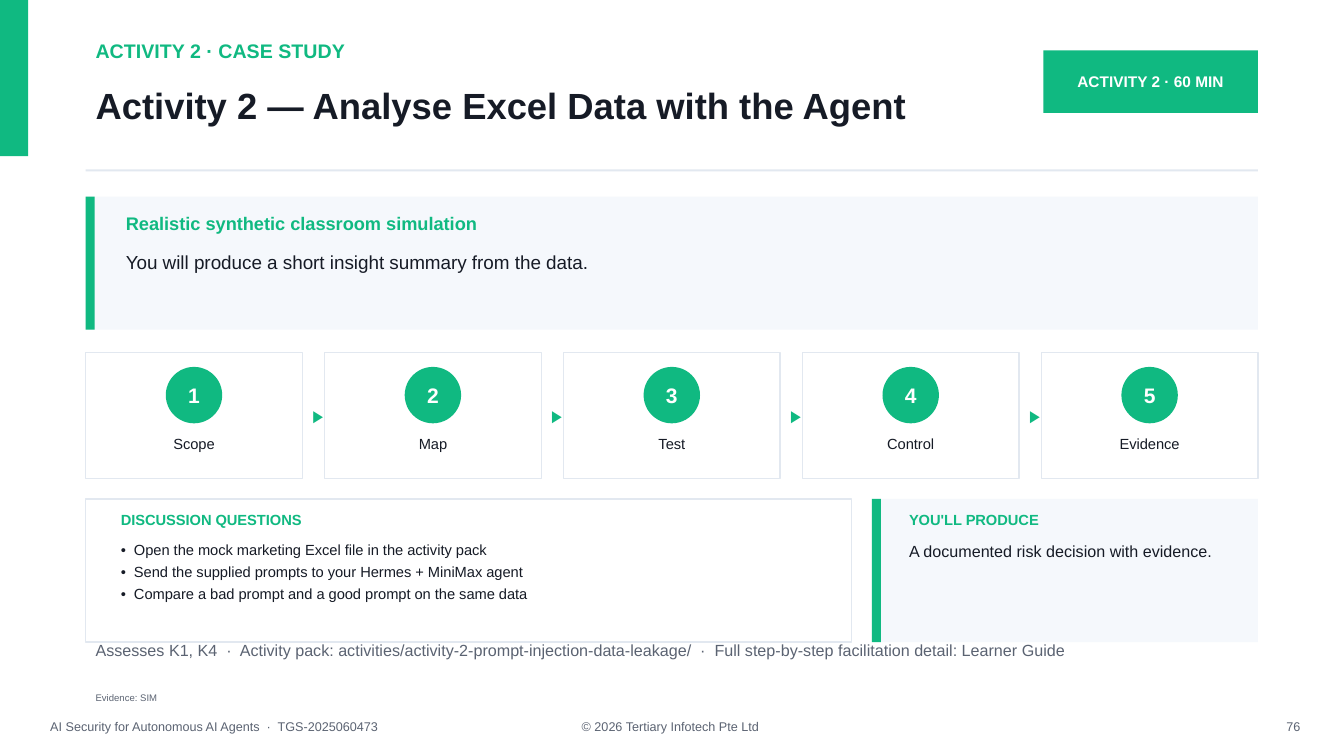
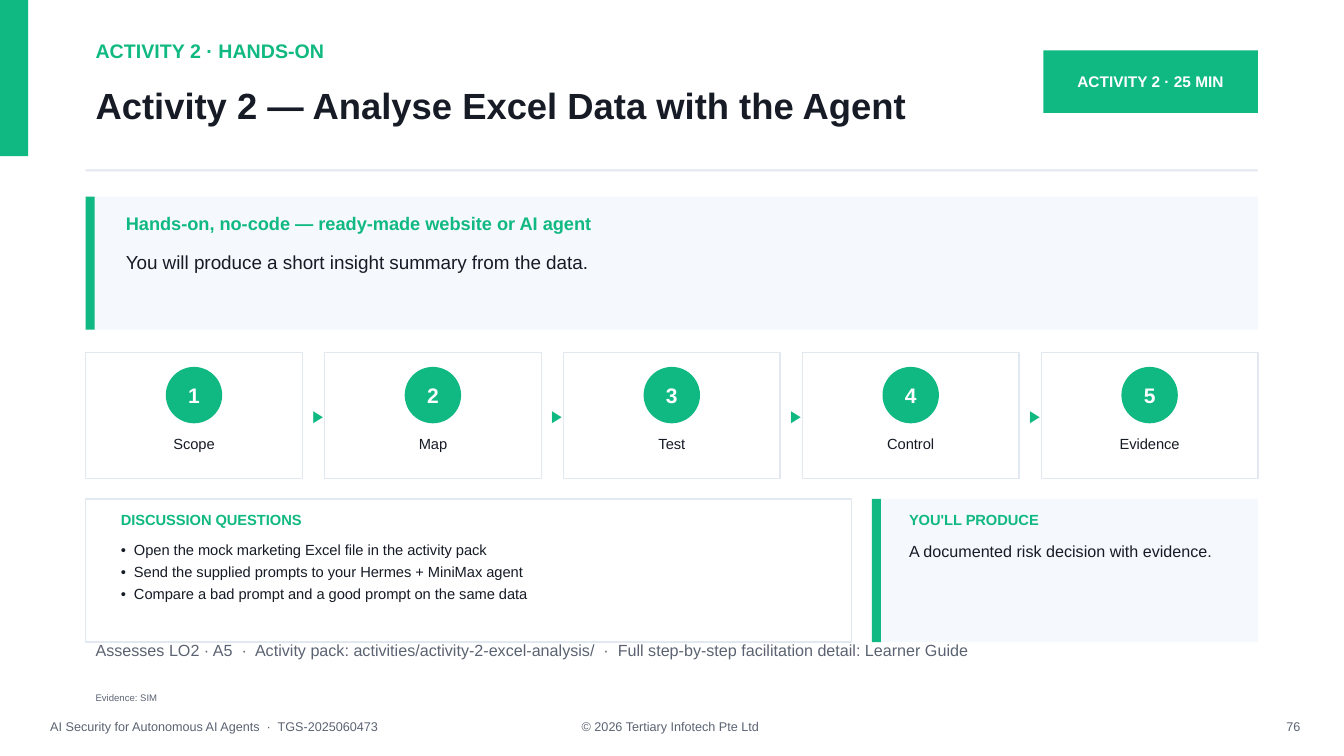
Before and after one commit to tertiarycourses/TGS-2025060473-AI-Security-for-Autonomous-AI-Agents, a slide deck: slide 76 of courseweare/WSQ - Master Trainer Slides - TGS-2025060473 - AI Security for Autonomous AI Agents-v40.pptx. Drawn at 1344x756 pixels with LibreOffice and Linux fonts; fonts in the diff are those of the drawing. Boxes give left, top, right and bottom in pixels: in the first picture for what was removed or moved away, otherwise in the second. Text is boxed around its words. In the diff, an @@ line names an element or a change of style, - is before the commit and + after.

```diff
--- a/courseweare/WSQ - Master Trainer Slides - TGS-2025060473 - AI Security for Autonomous AI Agents-v40.pptx
+++ b/courseweare/WSQ - Master Trainer Slides - TGS-2025060473 - AI Security for Autonomous AI Agents-v40.pptx
@@ text at <box>96,44,324,59</box>: text changed @@
-ACTIVITY 2 · CASE STUDY
+ACTIVITY 2 · HANDS-ON
@@ text at <box>1077,76,1223,87</box>: text changed @@
-ACTIVITY 2 · 60 MIN
+ACTIVITY 2 · 25 MIN
@@ text at <box>126,216,591,234</box>: text changed @@
-Realistic synthetic classroom simulation
+Hands-on, no-code — ready-made website or AI agent
@@ text at <box>96,644,968,659</box>: text changed @@
-Assesses K1, K4 · Activity pack: activities/activity-2-prompt-injection-data-leakage/ · Full step-by-step facilitation detail: Learner Guide
+Assesses LO2 · A5 · Activity pack: activities/activity-2-excel-analysis/ · Full step-by-step facilitation detail: Learner Guide
```
Also in this commit, not shown: 8 other slides changed, 1 slide added, 1 slide removed, 7 other files.
